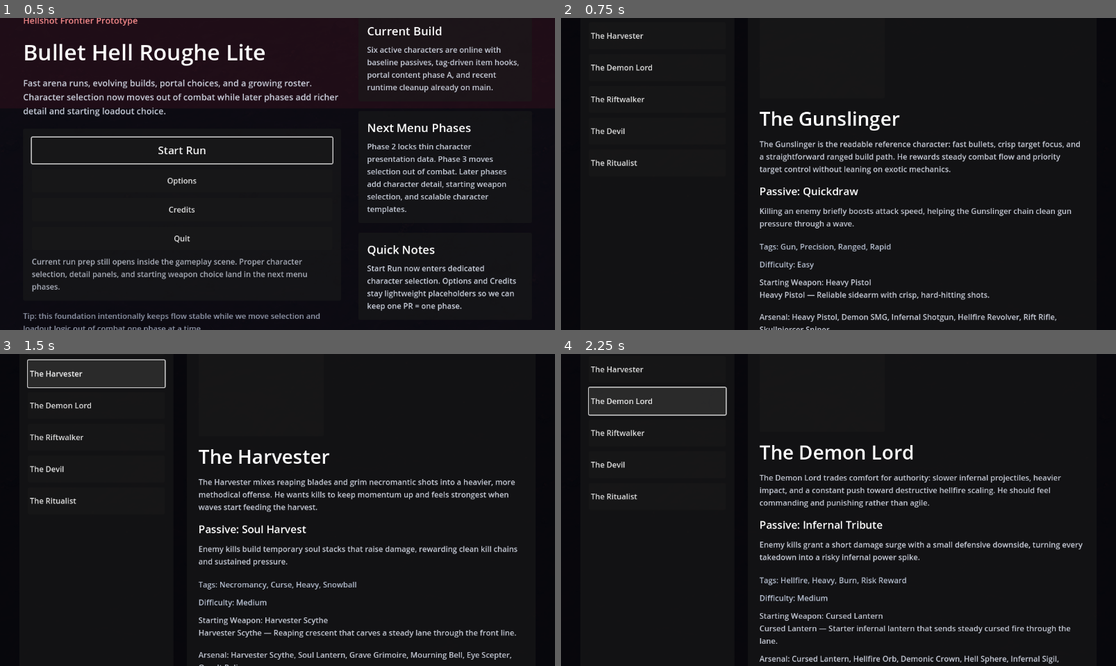
Above: before the commit, frames 1-4 (two rows, left to right).
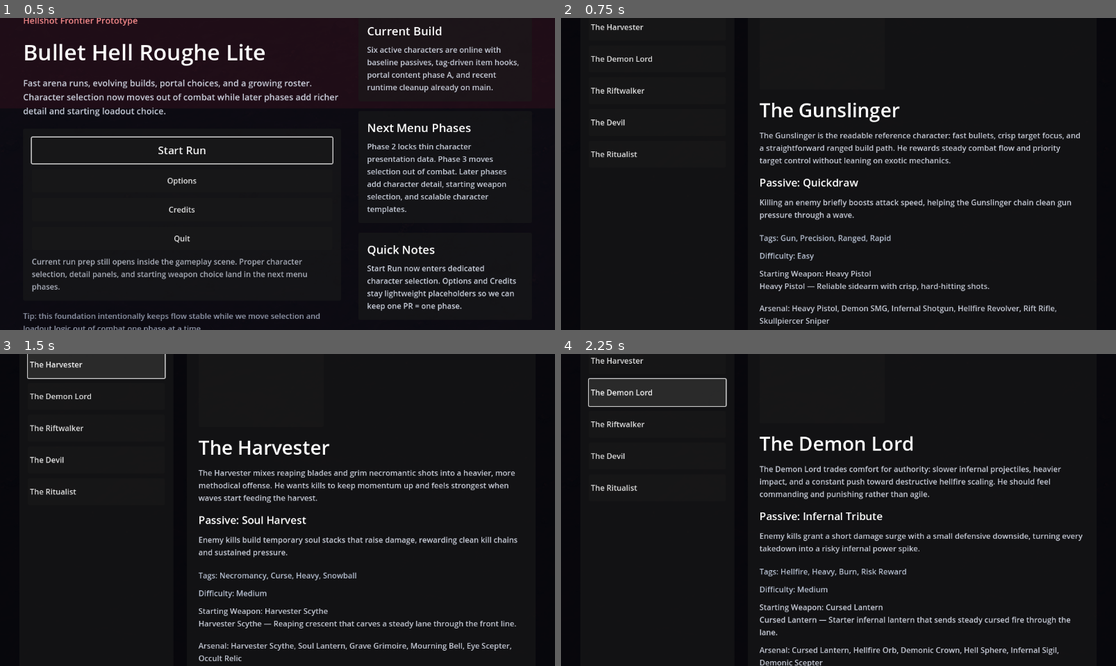
Above: after the commit, the same moments.

Repository: KevinRabbe/bullet-hell-roughe-lite
Game: Godot game, scene res://scenes/ui/MainMenu.tscn
Two runs of this game, one before a commit and one after it. Both use one fixed random seed, a clock stepped at 60 frames per second and the inputs below.
Inputs:
- Up to frame 1 (0.5 s): no input
- Up to frame 2 (0.75 s): click "Start Run" at 0.5 s
- Up to frame 3 (1.5 s): click "The Harvester" at 1.25 s
- Up to frame 4 (2.25 s): click "The Demon Lord" at 2 s

Frame 1 is identical in both runs. In frame 2, 9.6% of the frame differs, in the area x 5-94%, y 2-100%; in frame 3, 10%; in frame 4, 11%, in the area x 4-94%, y 1-100%.

Commit message:
Add advanced selection shortcuts

Diff:
--- a/scenes/ui/CharacterSelect.tscn
+++ b/scenes/ui/CharacterSelect.tscn
@@ -216,7 +216,18 @@
 theme_override_font_sizes/font_size = 20
 text = "Choose Starting Weapon"
 
+[node name="RandomButton" type="Button" parent="RootMargin/MainHBox/DetailPanel/DetailMargin/DetailVBox/ActionRow"]
+custom_minimum_size = Vector2(140, 50)
+layout_mode = 2
+text = "Random"
+
 [node name="BackButton" type="Button" parent="RootMargin/MainHBox/DetailPanel/DetailMargin/DetailVBox/ActionRow"]
 custom_minimum_size = Vector2(160, 50)
 layout_mode = 2
 text = "Back"
+
+[node name="HintLabel" type="Label" parent="RootMargin/MainHBox/DetailPanel/DetailMargin/DetailVBox"]
+layout_mode = 2
+theme_override_colors/font_color = Color(0.68, 0.72, 0.8, 0.88)
+autowrap_mode = 3
+text = "Shortcuts: Up/Down to browse, Enter to continue, R for random, Esc to return."
--- a/scenes/ui/StartingWeaponSelect.tscn
+++ b/scenes/ui/StartingWeaponSelect.tscn
@@ -148,3 +148,9 @@
 custom_minimum_size = Vector2(160, 50)
 layout_mode = 2
 text = "Back"
+
+[node name="HintLabel" type="Label" parent="RootMargin/MainHBox/DetailPanel/DetailMargin/DetailVBox"]
+layout_mode = 2
+theme_override_colors/font_color = Color(0.68, 0.72, 0.8, 0.88)
+autowrap_mode = 3
+text = "Shortcuts: Up/Down to browse, Enter to start, R for random, T for default starter, Esc to return."
--- a/scripts/ui/character_select_screen.gd
+++ b/scripts/ui/character_select_screen.gd
@@ -19,6 +19,7 @@
 @onready var strengths_label: Label = $RootMargin/MainHBox/DetailPanel/DetailMargin/DetailVBox/Strengths
 @onready var tradeoffs_label: Label = $RootMargin/MainHBox/DetailPanel/DetailMargin/DetailVBox/Tradeoffs
 @onready var confirm_button: Button = $RootMargin/MainHBox/DetailPanel/DetailMargin/DetailVBox/ActionRow/ConfirmButton
+@onready var random_button: Button = $RootMargin/MainHBox/DetailPanel/DetailMargin/DetailVBox/ActionRow/RandomButton
 @onready var back_button: Button = $RootMargin/MainHBox/DetailPanel/DetailMargin/DetailVBox/ActionRow/BackButton
 
 var selectable_ids: Array[String] = []
@@ -34,6 +35,8 @@
 	_refresh_selection_details()
 	if confirm_button != null:
 		confirm_button.pressed.connect(_on_confirm_pressed)
+	if random_button != null:
+		random_button.pressed.connect(_on_random_pressed)
 	if back_button != null:
 		back_button.pressed.connect(_on_back_pressed)
 
@@ -52,6 +55,8 @@
 			_select_index(min(selected_index + 1, selectable_ids.size() - 1))
 		KEY_ENTER, KEY_SPACE:
 			_on_confirm_pressed()
+		KEY_R:
+			_on_random_pressed()
 		KEY_ESCAPE:
 			_on_back_pressed()
 
@@ -199,5 +204,14 @@
 	CharacterSelectionRuntime.set_pending_run_start_payload(payload)
 	get_tree().change_scene_to_file(STARTING_WEAPON_SCENE_PATH)
 
+func _on_random_pressed() -> void:
+	if selectable_ids.is_empty():
+		return
+	selected_index = randi_range(0, selectable_ids.size() - 1)
+	_refresh_selection_details()
+	var selected_button := roster_list.get_child(selected_index) as Button
+	if selected_button != null:
+		selected_button.grab_focus()
+
 func _on_back_pressed() -> void:
 	get_tree().change_scene_to_file(MAIN_MENU_SCENE_PATH)
--- a/scripts/ui/starting_weapon_select_screen.gd
+++ b/scripts/ui/starting_weapon_select_screen.gd
@@ -43,6 +43,10 @@
 			_select_index(min(selected_index + 1, weapon_options.size() - 1))
 		KEY_ENTER, KEY_SPACE:
 			_on_confirm_pressed()
+		KEY_R:
+			_on_random_pressed()
+		KEY_T:
+			_select_default_weapon(true)
 		KEY_ESCAPE:
 			_on_back_pressed()
 
@@ -68,11 +72,7 @@
 		for option_variant in options_variant:
 			if option_variant is Dictionary:
 				weapon_options.append(option_variant)
-	for option_index in weapon_options.size():
-		var option: Dictionary = weapon_options[option_index]
-		if option.get("default_selected", false) == true:
-			selected_index = option_index
-			break
+	_select_default_weapon()
 
 func _rebuild_weapon_buttons() -> void:
 	for child in weapon_list.get_children():
@@ -137,5 +137,32 @@
 	CharacterSelectionRuntime.set_pending_run_start_payload(payload)
 	get_tree().change_scene_to_file(GAME_SCENE_PATH)
 
+func _on_random_pressed() -> void:
+	if weapon_options.is_empty():
+		return
+	selected_index = randi_range(0, weapon_options.size() - 1)
+	_refresh_selection()
+	var selected_button := weapon_list.get_child(selected_index) as Button
+	if selected_button != null:
+		selected_button.grab_focus()
+
+func _select_default_weapon(should_refresh: bool = false) -> void:
+	for option_index in weapon_options.size():
+		var option: Dictionary = weapon_options[option_index]
+		if option.get("default_selected", false) == true:
+			selected_index = option_index
+			if should_refresh:
+				_refresh_selection()
+				var selected_button := weapon_list.get_child(selected_index) as Button
+				if selected_button != null:
+					selected_button.grab_focus()
+			return
+	selected_index = 0
+	if should_refresh:
+		_refresh_selection()
+		var selected_button := weapon_list.get_child(selected_index) as Button
+		if selected_button != null:
+			selected_button.grab_focus()
+
 func _on_back_pressed() -> void:
 	get_tree().change_scene_to_file(CHARACTER_SELECT_SCENE_PATH)
